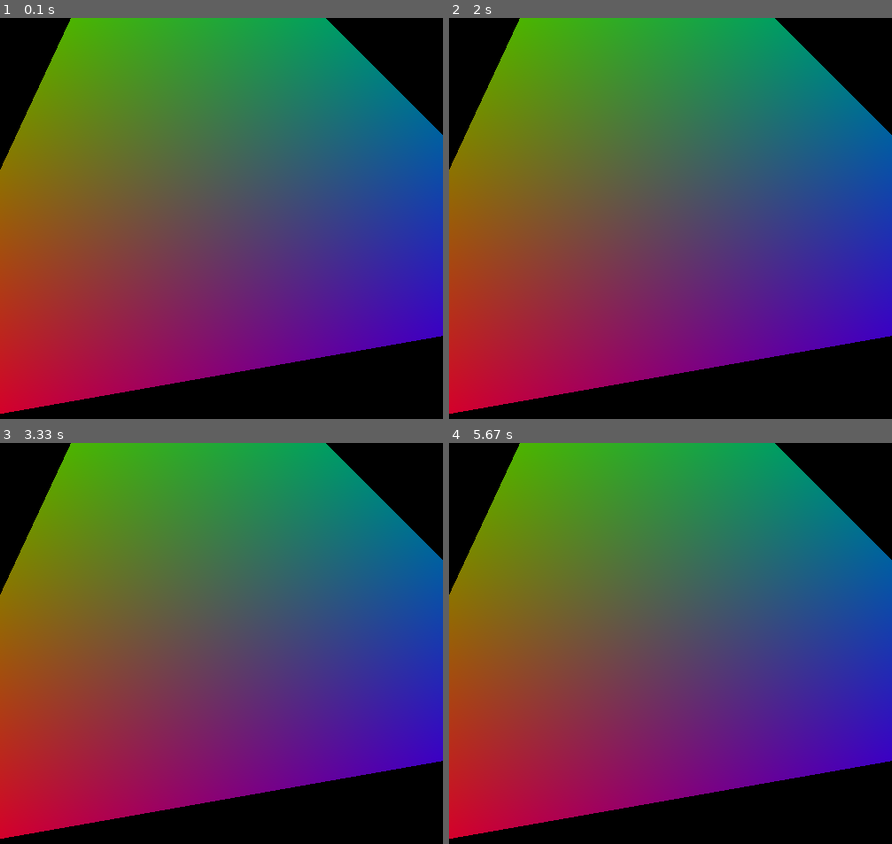
Above: before the commit, frames 1-4 (two rows, left to right).
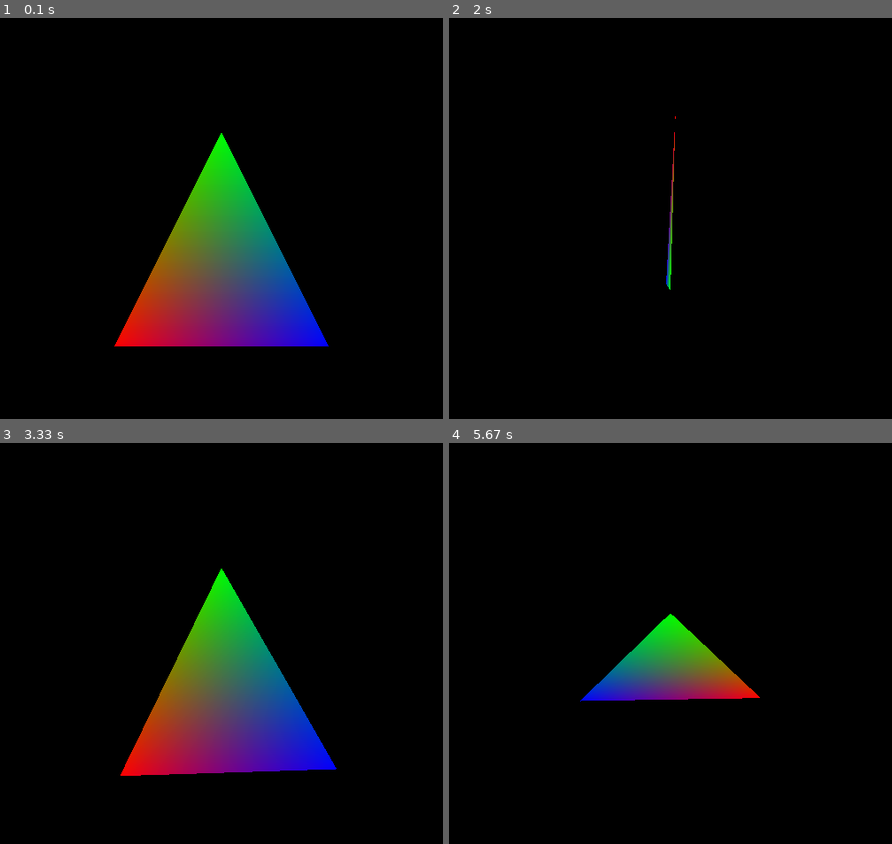
Above: after the commit, the same moments.

Repository: dprevedello/OpenGL-2022
Game: pygame game, started from main.py
The game is run twice, just before and just after one commit, with the same random seed, the same clock (stepped at 60 frames per second) and the same inputs.
Inputs (mouse positions are in pixels of both pictures, inside the frame that each line leads up to):
- Up to frame 1 (0.1 s): no input
- Up to frame 2 (2 s): press the mouse at (564, 242) at 0.37 s; move the mouse to (639, 290) at 0.47 s; release the mouse at (714, 338) at 0.6 s; press the mouse at (564, 242) at 0.7 s; move the mouse to (643, 258) at 0.8 s; release the mouse at (723, 278) at 0.93 s; press the mouse at (564, 242) at 1.03 s; move the mouse to (608, 298) at 1.13 s; release the mouse at (648, 354) at 1.27 s; press the mouse at (564, 242) at 1.37 s; move the mouse to (674, 274) at 1.47 s; release the mouse at (785, 306) at 1.6 s; press the mouse at (564, 242) at 1.7 s; move the mouse to (692, 298) at 1.8 s; release the mouse at (825, 354) at 1.93 s
- Up to frame 3 (3.33 s): press the mouse at (115, 667) at 2.03 s; move the mouse to (212, 627) at 2.13 s; release the mouse at (314, 587) at 2.27 s; press the mouse at (115, 667) at 2.37 s; move the mouse to (217, 611) at 2.47 s; release the mouse at (318, 555) at 2.6 s; press the mouse at (115, 667) at 2.7 s; move the mouse to (119, 627) at 2.8 s; release the mouse at (124, 587) at 2.93 s; press the mouse at (115, 667) at 3.03 s; move the mouse to (101, 747) at 3.13 s; release the mouse at (88, 827) at 3.27 s
- Up to frame 4 (5.67 s): press the mouse at (564, 667) at 3.37 s; move the mouse to (573, 683) at 3.47 s; release the mouse at (581, 699) at 3.6 s; press the mouse at (564, 667) at 3.7 s; move the mouse to (683, 719) at 3.8 s; release the mouse at (807, 771) at 3.93 s; press the mouse at (564, 667) at 4.03 s; move the mouse to (604, 599) at 4.13 s; release the mouse at (643, 531) at 4.27 s; press the mouse at (564, 667) at 4.37 s; move the mouse to (564, 703) at 4.47 s; release the mouse at (559, 739) at 4.6 s; press the mouse at (564, 667) at 4.7 s; move the mouse to (537, 627) at 4.8 s; release the mouse at (506, 587) at 4.93 s; press the mouse at (564, 667) at 5.03 s; move the mouse to (697, 691) at 5.13 s; release the mouse at (829, 715) at 5.27 s; press the mouse at (564, 667) at 5.37 s; move the mouse to (537, 687) at 5.47 s; release the mouse at (511, 707) at 5.6 s

The runs differ from the first frame. In frame 1, 81% of the frame differs, in the area x 0-100%, y 0-99%; in frame 2, 82%; in frame 3, 81%; in frame 4, 82%.

Commit message:
Trackball
Aggiungiamo la rotazione del modello attorno ai propri assi x ed y, in funzione del movimento del mouse.

Diff:
--- a/main.py
+++ b/main.py
@@ -15,19 +15,17 @@
     glEnd()
 
 
-def disegna(zoom):
+def disegna(zoom, rotx, roty):
     glClearColor(0, 0, 0, 1)
     glClear(GL_COLOR_BUFFER_BIT)
 
     glMatrixMode(GL_MODELVIEW)
     glLoadIdentity()
-    glTranslatef(0, 0, zoom)
+    glTranslatef(0, 0, -5 + zoom)
+    glRotatef(-rotx, 1, 0, 0)
+    glRotatef(-roty, 0, 1, 0)
 
     glPushMatrix()
-    glRotatef(10, 0, 0, 1)
-    glScalef(0.7, 0.5, 1)
-    glTranslatef(0, 0, -1.0)
-    glTranslatef(0, 0.5, 0)
     triangolo()
     glPopMatrix()
 
@@ -45,9 +43,12 @@
     gluPerspective(45, width / height, 0.1, 50.0)
 
     zoom = 0
+    old_x, old_y, rotx, roty = 0, 0, 0, 0
+    dragging = False
     running = True
     while running:
         for event in pygame.event.get():
+            # Uscita dal programma
             if event.type == pygame.QUIT:
                 running = False
             if event.type == pygame.KEYUP and event.key == pygame.K_ESCAPE:
@@ -55,13 +56,27 @@
             if event.type == pygame.KEYUP and event.unicode == 'q':
                 running = False
 
+            # Zoom in
             if event.type == pygame.MOUSEBUTTONDOWN and event.button == 4 or \
                event.type == pygame.KEYDOWN and event.key == pygame.K_PLUS:
                 zoom += 0.5
+            # Zoom out
             if event.type == pygame.MOUSEBUTTONDOWN and event.button == 5 or \
                event.type == pygame.KEYDOWN and event.key == pygame.K_MINUS:
                 zoom -= 0.5
-        disegna(zoom)
+
+            # Rotazioni del modello
+            if event.type == pygame.MOUSEBUTTONDOWN and event.button == 1:
+                dragging = True
+                old_x, old_y = event.pos
+            if event.type == pygame.MOUSEBUTTONUP and event.button == 1:
+                dragging = False
+            if event.type == pygame.MOUSEMOTION:
+                if dragging:
+                    rotx = rotx - (event.pos[1] - old_y)
+                    roty = roty - (event.pos[0] - old_x)
+                    old_x, old_y = event.pos
+        disegna(zoom, rotx, roty)
     pygame.quit()
 
 
